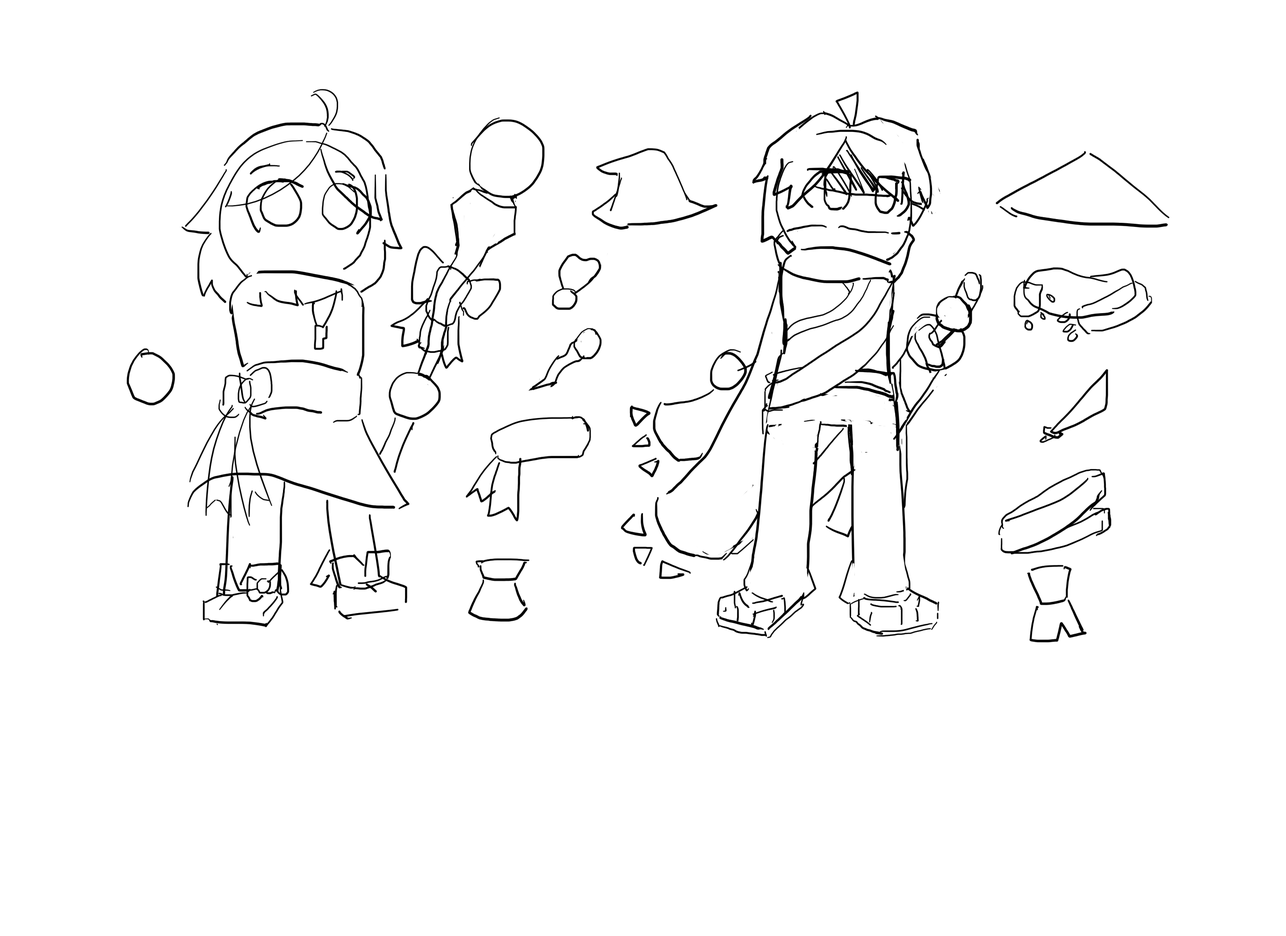
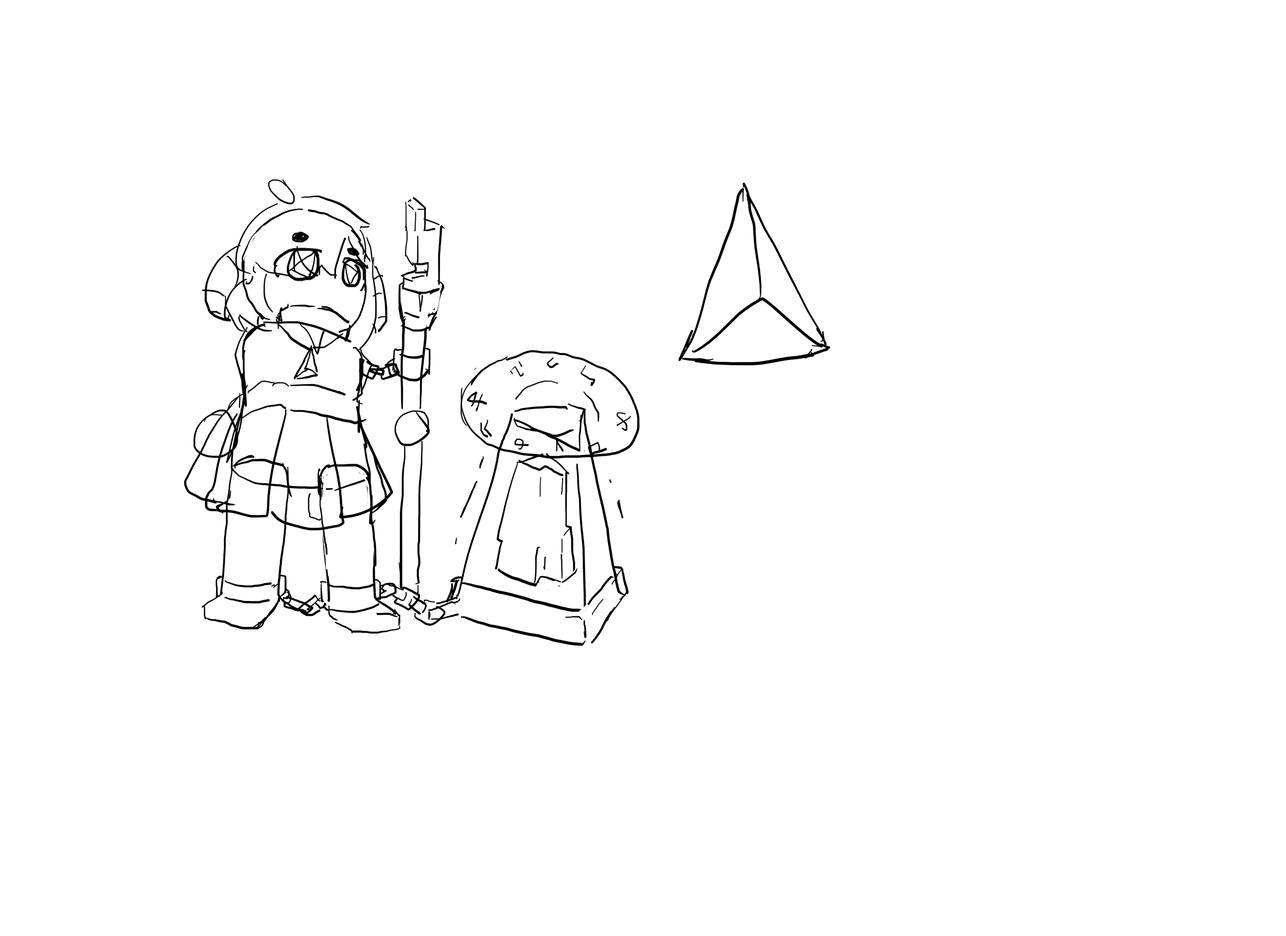
Two versions of the same layered image (1286 × 936). Layer-by-layer changes:
showed "Capa de pintura 2", painted on it over [181,149,659,646]
showed "Sides", painted on it over [181,179,839,646]
hid "MCs", painted on it over [126,88,1170,646]
